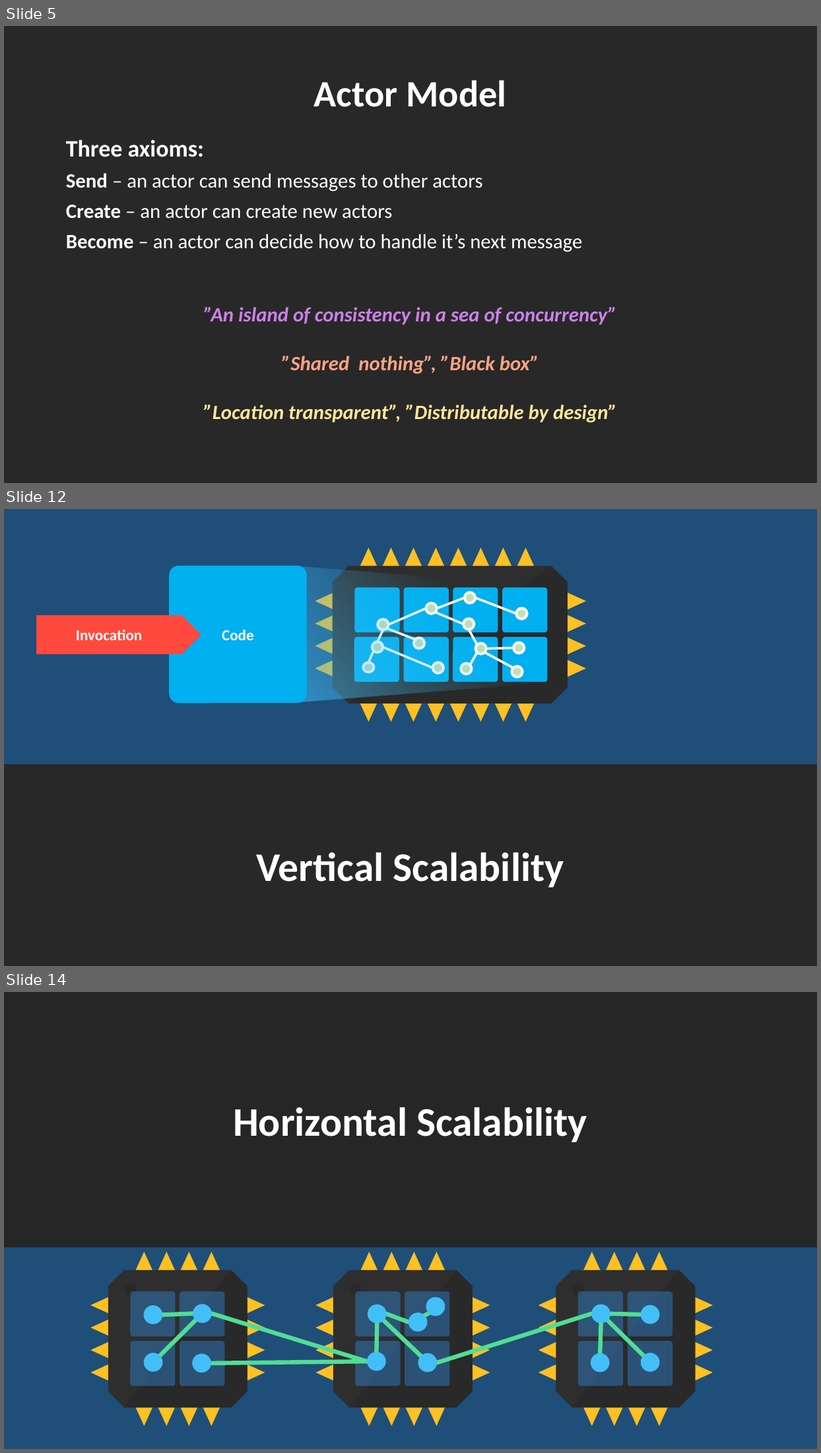
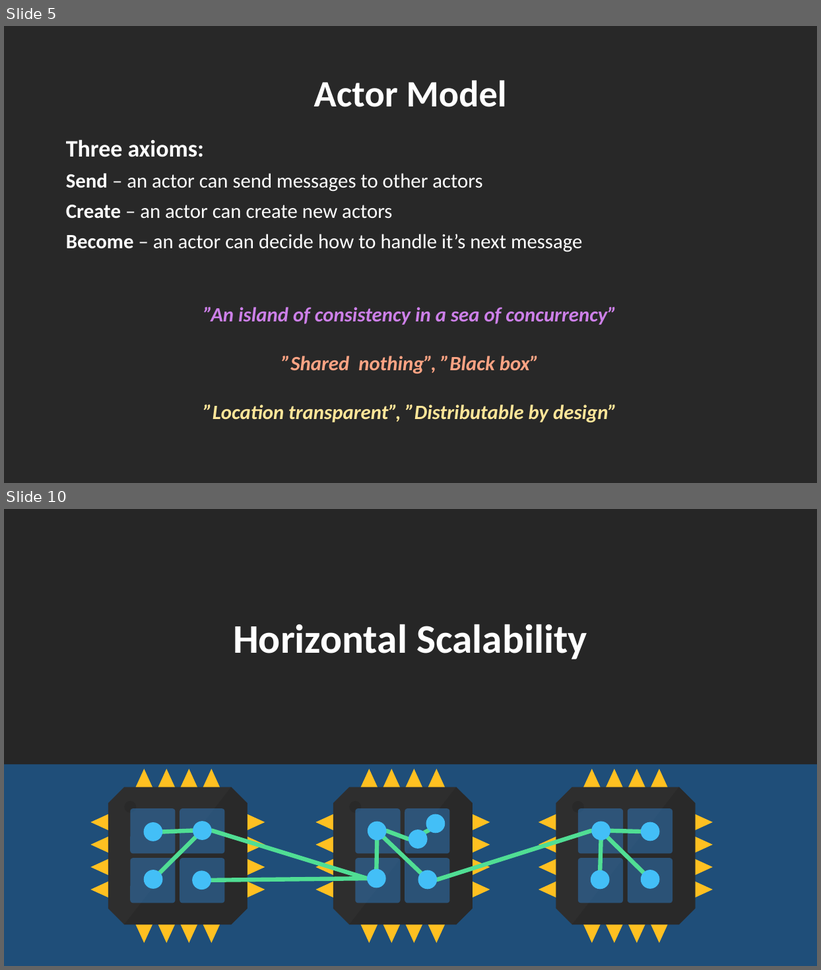
Before and after one commit to rogeralsing/Presentations, a slide deck: ProtoActor/QConSP/protoactor.pptx. Shown one above the other, each under a label of ours: slides 5, 12 and 14 before the commit, slides 5 and 10 after it; the slides between them are not shown. The pictures are 821x1453 and 821x970 pixels, drawn with LibreOffice and Linux fonts; fonts in the diff are those of the drawing. Boxes give left, top, right and bottom in pixels: in the first picture for what was removed or moved away, otherwise in the second. Text is boxed around its words. In the diff, an @@ line names an element or a change of style, - is before the commit and + after.

```diff
--- a/ProtoActor/QConSP/protoactor.pptx
+++ b/ProtoActor/QConSP/protoactor.pptx
@@ slide 12 removed at [4, 509, 817, 966], background #1F4E79 @@
@@ group removed at [360, 547, 445, 566]: 4 freeform shapes @@
@@ group removed at [450, 547, 535, 566]: 4 freeform shapes @@
@@ rounded rectangle removed at [169, 566, 307, 704] @@
-Code
@@ freeform shape removed at [298, 566, 552, 702] @@
@@ octagon removed at [333, 566, 568, 704] @@
@@ freeform shape removed at [349, 566, 568, 704] @@
@@ rounded rectangle removed at [354, 588, 400, 633] @@
@@ rounded rectangle removed at [404, 588, 450, 633] @@
@@ rounded rectangle removed at [453, 588, 498, 633] @@
@@ rounded rectangle removed at [502, 588, 547, 633] @@
@@ right arrow removed at [36, 615, 201, 654] @@
-Invocation
@@ rounded rectangle removed at [354, 637, 399, 682] @@
@@ rounded rectangle removed at [404, 637, 450, 682] @@
@@ rounded rectangle removed at [453, 637, 498, 682] @@
@@ rounded rectangle removed at [502, 637, 547, 682] @@
@@ group removed at [315, 593, 333, 677]: 4 freeform shapes @@
@@ group removed at [363, 593, 527, 677]: 13 ellipses, 12 lines @@
@@ group removed at [568, 593, 586, 677]: 4 freeform shapes @@
@@ group removed at [360, 704, 445, 722]: 4 freeform shapes @@
@@ group removed at [450, 704, 535, 722]: 4 freeform shapes @@
@@ rectangle removed at [4, 764, 817, 966] @@
-Vertical Scalability
@@ what was slide 14 is now slide 10 @@
```
Also in this commit, not shown: 3 slides changed, 1 slide added, 3 other slides removed.
